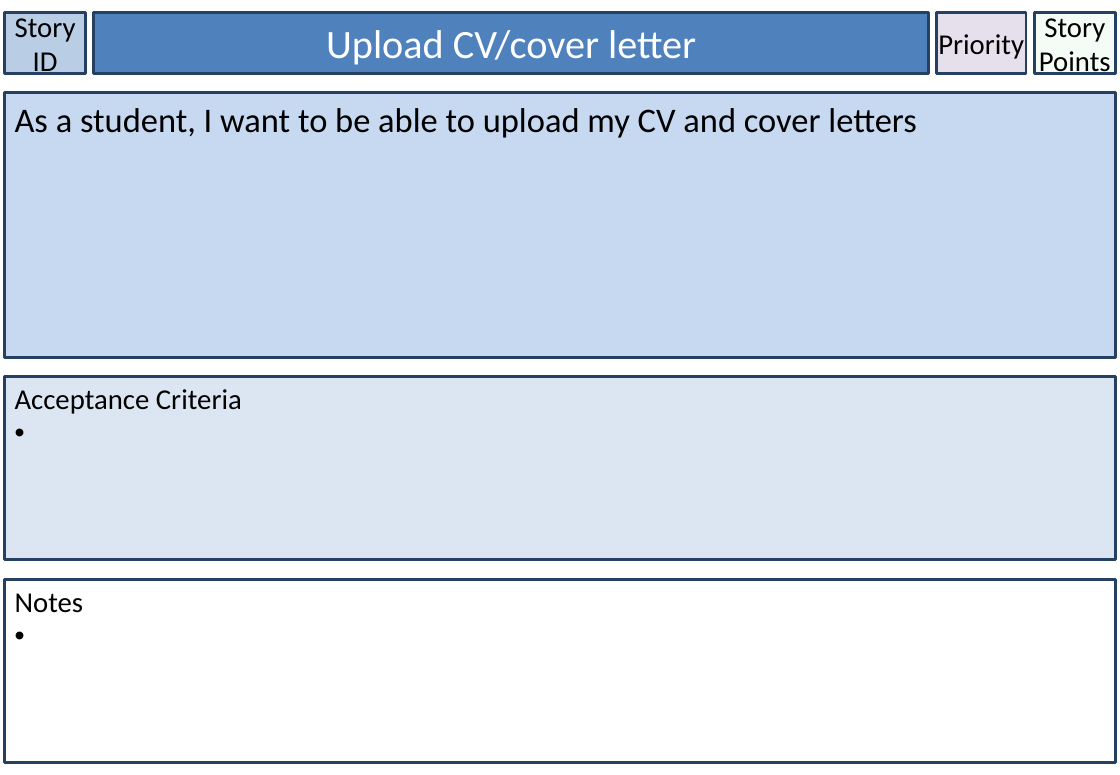
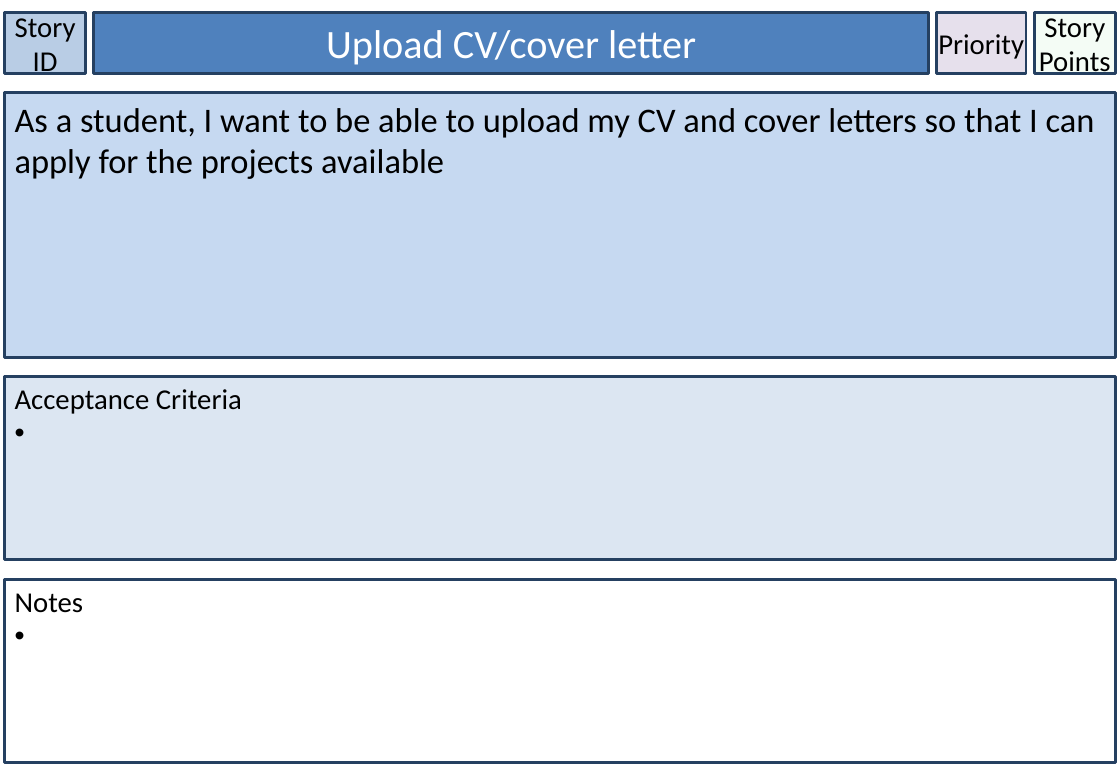
Before and after one commit to BrissyKim/group14, a slide deck: slide 4 of User_story/User stories - Sean.pptx. Drawn at 1120x775 pixels with LibreOffice and Linux fonts; fonts in the diff are those of the drawing. Boxes give left, top, right and bottom in pixels: in the first picture for what was removed or moved away, otherwise in the second. Text is boxed around its words. In the diff, an @@ line names an element or a change of style, - is before the commit and + after.

```diff
--- a/User_story/User stories - Sean.pptx
+++ b/User_story/User stories - Sean.pptx
@@ text in rectangle at (x1=15, y1=108, x2=1095, y2=179): text changed @@
-As a student, I want to be able to upload my CV and cover letters
+As a student, I want to be able to upload my CV and cover letters so that I can apply for the projects available
```
Also in this commit, not shown: 7 other slides changed, 1 slide added.
